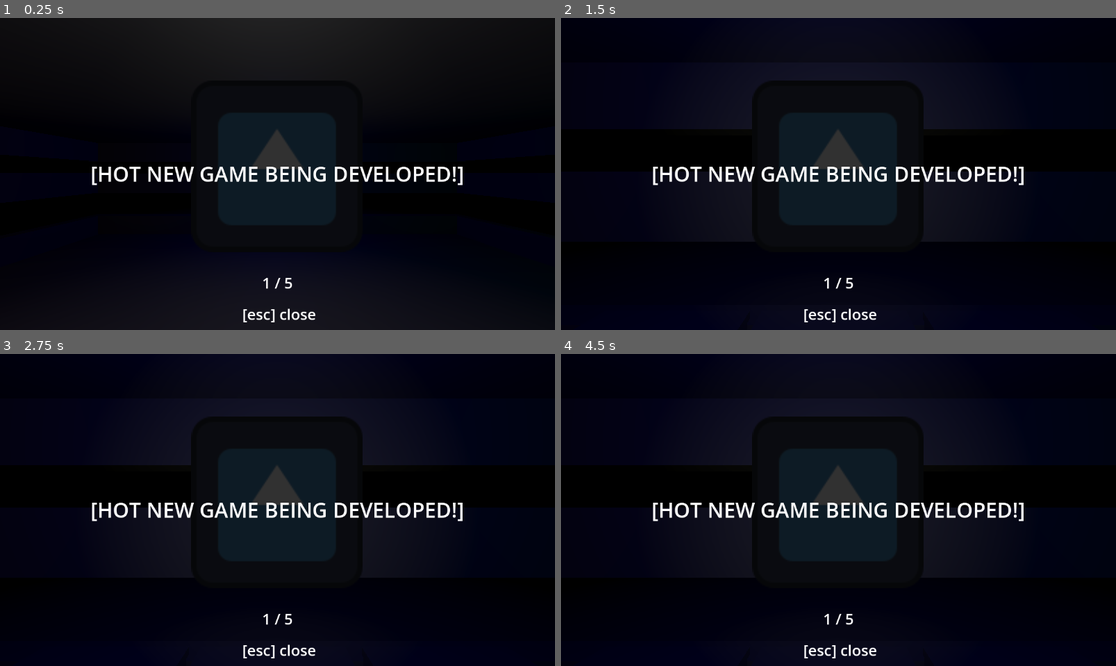
Above: before the commit, frames 1-4 (two rows, left to right).
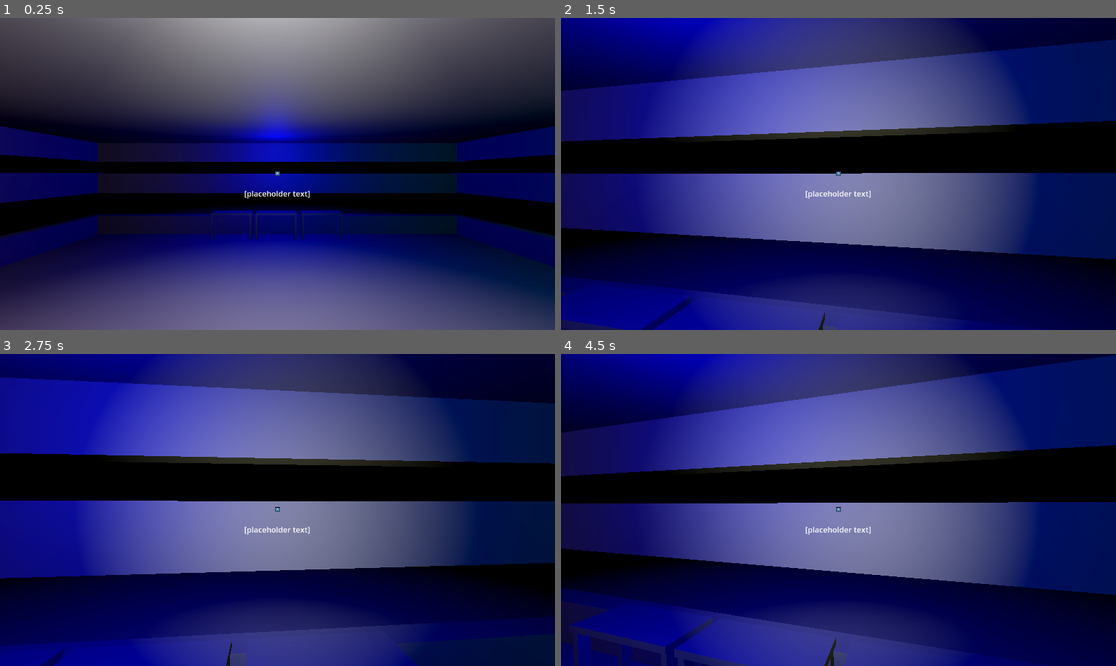
Above: after the commit, the same moments.

Repository: CoolBeanGames/Therebefore
Game: Godot game, scene res://Scenes/game_base.tscn
Two runs of this game, one before a commit and one after it. Both use one fixed random seed, a clock stepped at 60 frames per second and the inputs below. The engine's default icon, where the game draws it, is replaced by a stand-in: a white triangle on a blue panel in a dark square.
Inputs (mouse positions are in pixels of both pictures, inside the frame that each line leads up to):
- Up to frame 1 (0.25 s): no input
- Up to frame 2 (1.5 s): tap Enter at 0.5 s; move the mouse to (866, 174) at 0.52 s; hold W (forward) from 0.53 s (still down); tap E (confirm) at 0.6, 1.35 s; move the mouse to (810, 174) at 1.27 s
- Up to frame 3 (2.75 s): keep holding W (forward); tap E (confirm) at 2, 2.1 s; move the mouse to (288, 503) at 2.02 s
- Up to frame 4 (4.5 s): keep holding W (forward); tap E (confirm) at 2.75, 2.85, 3.5, 3.6, 4.25, 4.35 s; move the mouse to (832, 516) at 2.77 s; move the mouse to (877, 513) at 3.52 s; move the mouse to (794, 506) at 4.27 s

The runs differ from the first frame. In frame 1, 89% of the frame differs, in the area x 0-100%, y 0-100%; in frame 2, 88%; in frame 3, 86%; in frame 4, 87%.

Commit message:
base interaction system is in we can now look at objects and press e to interact given that we add a interactable scene to the tree
we also added the references auto load so we can reference the UI

Diff:
--- /dev/null
+++ b/Scenes/Components/Interactables/interactable.tscn
@@ -0,0 +1,14 @@
+[gd_scene load_steps=3 format=3 uid="uid://cx3fdbq0dkeks"]
+
+[ext_resource type="Script" uid="uid://dmt8qutirnxha" path="res://scripts/components/interactable/interactable_base.gd" id="1_i2j1g"]
+
+[sub_resource type="BoxShape3D" id="BoxShape3D_0gm8n"]
+size = Vector3(0.498413, 0.0166016, 0.797119)
+
+[node name="Interactable" type="StaticBody3D" groups=["interactable"]]
+collision_layer = 4
+collision_mask = 7
+script = ExtResource("1_i2j1g")
+
+[node name="CollisionShape3D" type="CollisionShape3D" parent="." groups=["interactable"]]
+shape = SubResource("BoxShape3D_0gm8n")
--- /dev/null
+++ b/Scenes/Components/camera_control.tscn
@@ -0,0 +1,8 @@
+[gd_scene load_steps=2 format=3 uid="uid://b3xr7q01econf"]
+
+[ext_resource type="Script" uid="uid://bxm3ikr4huwh8" path="res://scripts/components/camera_control_component.gd" id="1_0287m"]
+
+[node name="camera_control" type="Node" node_paths=PackedStringArray("body", "head") groups=["interactable"]]
+script = ExtResource("1_0287m")
+body = NodePath("")
+head = NodePath("")
--- /dev/null
+++ b/Scenes/Components/player_look_component.gd
@@ -0,0 +1,40 @@
+extends RayCast3D
+class_name player_look
+
+@export var collider_look_at : CollisionObject3D
+@export var interact_look_at : interactable
+
+
+func _process(delta: float) -> void:
+	if is_colliding():
+		var col = get_collider()
+		if col is interactable:
+			var interact : interactable = col
+			var old_interact : interactable = interact_look_at
+			var is_empty : bool = interact_look_at == null
+			var is_same : bool = interact_look_at == col
+			interact_look_at = interact
+			collider_look_at = col
+			var ui : game_hud = References.get_reference("ui")
+			if is_same:
+				interact_check()
+				return
+			if is_empty:
+				interact.start_looking_at()
+				interact_check()
+				return
+			old_interact.stop_looking_at()
+			interact_look_at.start_looking_at()
+			interact_check()
+			return
+	else:
+		if interact_look_at != null:
+			interact_look_at.stop_looking_at()
+			var ui : game_hud = References.get_reference("ui")
+			ui.clear_interaction()
+			collider_look_at=null
+			interact_look_at = null
+
+func interact_check():
+	if interact_look_at != null and Input.is_action_just_released("confirm"):
+		interact_look_at.interact()
--- /dev/null
+++ b/Scenes/Components/player_movement.tscn
@@ -0,0 +1,8 @@
+[gd_scene load_steps=2 format=3 uid="uid://b3r4ie2aewsj6"]
+
+[ext_resource type="Script" uid="uid://bw50fmaaj5juo" path="res://scripts/components/player_movement_component.gd" id="1_nb8c2"]
+
+[node name="player_movement" type="Node" node_paths=PackedStringArray("body")]
+script = ExtResource("1_nb8c2")
+walk_speed = 500.0
+body = NodePath("")
--- a/Scenes/game_base.tscn
+++ b/Scenes/game_base.tscn
@@ -1,9 +1,10 @@
-[gd_scene load_steps=5 format=3 uid="uid://b7f5ifnt8gshr"]
+[gd_scene load_steps=6 format=3 uid="uid://b7f5ifnt8gshr"]
 
 [ext_resource type="Script" uid="uid://bwa8marrksgol" path="res://scripts/game_base.gd" id="1_8ktb3"]
 [ext_resource type="PackedScene" uid="uid://msb8glnwae50" path="res://Scenes/test_map.tscn" id="2_nvvv1"]
 [ext_resource type="PackedScene" uid="uid://dqp0iws3a70pw" path="res://Scenes/player.tscn" id="3_op4vg"]
 [ext_resource type="PackedScene" uid="uid://bwaegwvlxtxbr" path="res://UI/game_hud.tscn" id="4_bngpg"]
+[ext_resource type="PackedScene" uid="uid://bysak7m1h8ts7" path="res://Scenes/test_note.tscn" id="5_fqtgw"]
 
 [node name="Game_Base" type="Node"]
 script = ExtResource("1_8ktb3")
@@ -14,3 +15,6 @@
 transform = Transform3D(1, 0, 0, 0, 1, 0, 0, 0, 1, 0, 0.955751, 0)
 
 [node name="UI" parent="." instance=ExtResource("4_bngpg")]
+
+[node name="test_note" parent="." instance=ExtResource("5_fqtgw")]
+transform = Transform3D(0.282967, 0, -0.0996483, 0, 0.3, 0, 0.0996483, 0, 0.282967, 0, 0.64801, 4.335)
--- a/Scenes/player.tscn
+++ b/Scenes/player.tscn
@@ -1,13 +1,16 @@
-[gd_scene load_steps=4 format=3 uid="uid://dqp0iws3a70pw"]
+[gd_scene load_steps=6 format=3 uid="uid://dqp0iws3a70pw"]
 
-[ext_resource type="Script" uid="uid://bxm3ikr4huwh8" path="res://scripts/camera_control_component.gd" id="1_v0iea"]
-[ext_resource type="Script" uid="uid://bw50fmaaj5juo" path="res://Scenes/player_movement_component.gd" id="2_cvnsp"]
+[ext_resource type="Script" uid="uid://bqspofm4btpah" path="res://Scenes/Components/player_look_component.gd" id="1_6t5aa"]
+[ext_resource type="PackedScene" uid="uid://b3xr7q01econf" path="res://Scenes/Components/camera_control.tscn" id="1_cvnsp"]
+[ext_resource type="Script" uid="uid://cgtd7ibotu7t8" path="res://scripts/player.gd" id="1_vgqql"]
+[ext_resource type="PackedScene" uid="uid://b3r4ie2aewsj6" path="res://Scenes/Components/player_movement.tscn" id="2_6t5aa"]
 
 [sub_resource type="CapsuleShape3D" id="CapsuleShape3D_f60y1"]
 height = 2.00252
 
 [node name="player" type="CharacterBody3D"]
 collision_layer = 2
+script = ExtResource("1_vgqql")
 
 [node name="CSGCylinder3D" type="CSGCylinder3D" parent="."]
 layers = 2
@@ -32,6 +35,7 @@
 [node name="RayCast3D" type="RayCast3D" parent="Camera3D"]
 target_position = Vector3(0, 0, -2)
 collision_mask = 4
+script = ExtResource("1_6t5aa")
 
 [node name="SpotLight3D" type="SpotLight3D" parent="Camera3D"]
 light_color = Color(0.929354, 0.93109, 0.793595, 1)
@@ -39,12 +43,9 @@
 spot_range = 4.0
 spot_attenuation = 0.0
 
-[node name="camera_control" type="Node" parent="." node_paths=PackedStringArray("body", "head")]
-script = ExtResource("1_v0iea")
+[node name="camera_control" parent="." node_paths=PackedStringArray("body", "head") instance=ExtResource("1_cvnsp")]
 body = NodePath("..")
 head = NodePath("../Camera3D")
 
-[node name="player_movement" type="Node" parent="." node_paths=PackedStringArray("body")]
-script = ExtResource("2_cvnsp")
-walk_speed = 500.0
+[node name="player_movement" parent="." node_paths=PackedStringArray("body") instance=ExtResource("2_6t5aa")]
 body = NodePath("..")
--- /dev/null
+++ b/Scenes/test_note.tscn
@@ -0,0 +1,22 @@
+[gd_scene load_steps=4 format=3 uid="uid://bysak7m1h8ts7"]
+
+[ext_resource type="Script" uid="uid://d3ga4nffnufem" path="res://scripts/test_note.gd" id="1_6hy7m"]
+[ext_resource type="PackedScene" uid="uid://cx3fdbq0dkeks" path="res://Scenes/Components/Interactables/interactable.tscn" id="1_frnwr"]
+[ext_resource type="Resource" uid="uid://pxcbllrawwon" path="res://Data/Notes/test_newspaper.tres" id="2_uhn07"]
+
+[node name="test_note" type="Node3D"]
+script = ExtResource("1_6hy7m")
+note_to_read = ExtResource("2_uhn07")
+
+[node name="Interactable" parent="." instance=ExtResource("1_frnwr")]
+look_at_text = "[E] to read newspaper"
+
+[node name="CollisionShape3D" parent="Interactable" index="0"]
+transform = Transform3D(1, 0, 0, 0, 1, 0, 0, 0, 1, 0.00262451, 0.000488281, 0.000610352)
+
+[node name="CSGBox3D" type="CSGBox3D" parent="."]
+size = Vector3(0.5, 0.01, 0.8)
+
+[connection signal="interacted" from="Interactable" to="." method="_on_interactable_interacted"]
+
+[editable path="Interactable"]
--- a/UI/game_hud.gd
+++ b/UI/game_hud.gd
@@ -2,10 +2,16 @@
 class_name game_hud
 
 @export var noteUI : notes
+@export var interaction_text : Label
 
 func _ready() -> void:
-	await get_tree().process_frame
-	show_note(load("res://Data/Notes/test_newspaper.tres"))
+	References.add_custom("ui",self)
 
 func show_note(note : note_res):
 	noteUI.start_showing_note(note)
+
+func set_interaction(string : String):
+	interaction_text.text = string
+
+func clear_interaction():
+	interaction_text.text = ""
--- a/UI/game_hud.tscn
+++ b/UI/game_hud.tscn
@@ -13,12 +13,14 @@
 [sub_resource type="StyleBoxFlat" id="StyleBoxFlat_a3wh3"]
 bg_color = Color(0, 0, 0, 0.807843)
 
-[node name="UI" type="CanvasLayer" node_paths=PackedStringArray("noteUI")]
+[node name="UI" type="CanvasLayer" node_paths=PackedStringArray("noteUI", "interaction_text")]
 follow_viewport_enabled = true
 script = ExtResource("1_5bqoq")
 noteUI = NodePath("Notes_UI/NotesUI")
+interaction_text = NodePath("Look_At_UI/look_at_text")
 
 [node name="Notes_UI" type="Control" parent="."]
+visible = false
 layout_mode = 3
 anchors_preset = 15
 anchor_right = 1.0
@@ -27,6 +29,7 @@
 grow_vertical = 2
 size_flags_horizontal = 3
 size_flags_vertical = 3
+mouse_filter = 2
 
 [node name="NotesUI" type="PanelContainer" parent="Notes_UI" node_paths=PackedStringArray("visibility_parent", "image", "text_contents", "page_couinter", "button_prompts", "note_open_sound", "note_close_sound", "note_right_sound", "note_left_sound", "error_sound")]
 self_modulate = Color(1, 1, 1, 0)
@@ -40,6 +43,7 @@
 grow_vertical = 2
 size_flags_horizontal = 3
 size_flags_vertical = 3
+mouse_filter = 2
 script = ExtResource("2_qbrru")
 visibility_parent = NodePath("..")
 image = NodePath("TextureRect")
@@ -55,6 +59,7 @@
 [node name="TextureRect" type="TextureRect" parent="Notes_UI/NotesUI"]
 layout_mode = 2
 size_flags_horizontal = 4
+mouse_filter = 2
 texture = ExtResource("1_v2jwi")
 expand_mode = 3
 stretch_mode = 4
@@ -79,6 +84,7 @@
 anchor_bottom = 1.0
 grow_horizontal = 2
 grow_vertical = 2
+mouse_filter = 2
 theme_override_styles/panel = SubResource("StyleBoxFlat_a3wh3")
 
 [node name="RichTextLabel" type="RichTextLabel" parent="Notes_UI/Note_TextPanel"]
@@ -89,6 +95,7 @@
 anchor_bottom = 0.8
 grow_horizontal = 2
 grow_vertical = 2
+mouse_filter = 2
 theme = ExtResource("2_s04bl")
 text = "This is where text will go
 notes will look like this
@@ -121,3 +128,39 @@
 
 [node name="error_sound" type="AudioStreamPlayer" parent="."]
 stream = ExtResource("5_qbrru")
+
+[node name="Look_At_UI" type="Control" parent="."]
+layout_mode = 3
+anchors_preset = 15
+anchor_right = 1.0
+anchor_bottom = 1.0
+grow_horizontal = 2
+grow_vertical = 2
+mouse_filter = 2
+
+[node name="aiming" type="CenterContainer" parent="Look_At_UI"]
+layout_mode = 1
+anchors_preset = -1
+anchor_left = 0.4
+anchor_top = 0.4
+anchor_right = 0.6
+anchor_bottom = 0.6
+grow_horizontal = 2
+grow_vertical = 2
+mouse_filter = 2
+
+[node name="look_at_reticle" type="TextureRect" parent="Look_At_UI/aiming"]
+custom_minimum_size = Vector2(10, 10)
+layout_mode = 2
+mouse_filter = 2
+texture = ExtResource("1_v2jwi")
+expand_mode = 2
+
+[node name="look_at_text" type="Label" parent="Look_At_UI"]
+layout_mode = 1
+anchors_preset = -1
+anchor_top = 0.545
+anchor_right = 1.0
+anchor_bottom = 0.696
+text = "[placeholder text]"
+horizontal_alignment = 1
--- a/UI/notes_ui.gd
+++ b/UI/notes_ui.gd
@@ -40,7 +40,7 @@
 	note_open_sound.play()
 	visibility_parent.visible=true
 
-func _process(delta: float) -> void:
+func _process(_delta: float) -> void:
 	if is_active:
 		if Input.is_action_just_released("left"):
 			page_left()
--- a/project.godot
+++ b/project.godot
@@ -16,9 +16,17 @@
 config/features=PackedStringArray("4.4", "Mobile")
 config/icon="res://icon.svg"
 
+[autoload]
+
+References="*res://scripts/global/_references.gd"
+
 [editor_plugins]
 
 enabled=PackedStringArray("res://addons/DialogEditor/plugin.cfg", "res://addons/NoteEditor/plugin.cfg")
+
+[global_group]
+
+interactable="any object that can be interacted with"
 
 [input]
 
--- a/scripts/camera_control_component.gd
+++ b/scripts/components/camera_control_component.gd
@@ -26,7 +26,7 @@
 
 func calculate_rot():
 	pitch += input_vector.y * look_speed * delta
-	pivot += input_vector.x * look_speed * delta
+	pivot += input_vector.x * -look_speed * delta
 
 	pitch = clamp(pitch,-90,90)
 
--- /dev/null
+++ b/scripts/components/interactable/interactable_base.gd
@@ -0,0 +1,38 @@
+extends StaticBody3D
+class_name interactable
+
+@export var look_at_text : String = "[E] to interact"
+signal started_looking
+signal stopped_looking
+signal interacted
+@export var flags : Array[String]
+var flags_set : bool = false
+var is_look_at : bool = false
+var ui : game_hud
+
+func _ready() -> void:
+	if get_parent():
+		get_parent().add_to_group("interactable")
+	await get_tree().process_frame
+	ui = References.get_reference("ui")
+
+func start_looking_at():
+	started_looking.emit()
+	is_look_at = true
+	ui.set_interaction(look_at_text)
+	print("start looking")
+	pass
+
+func stop_looking_at():
+	stopped_looking.emit()
+	is_look_at = false
+	print("stop looking")
+	pass
+
+func interact():
+	print("interact")
+	if !flags_set:
+		#set flags here
+		pass
+	interacted.emit()
+	pass
--- a/scripts/game_base.gd
+++ b/scripts/game_base.gd
@@ -1,2 +1,5 @@
 extends Node
 class_name game
+
+func _ready() -> void:
+	References.add_custom("game",self)
--- /dev/null
+++ b/scripts/global/_references.gd
@@ -0,0 +1,19 @@
+extends Node
+class_name _references
+
+@export var refs : Dictionary[String,Node]
+
+func add_reference(node : Node):
+	refs[node.name] = node
+
+func add_custom(key : String, node : Node):
+	refs[key] = node
+
+func remove_custom(key : String):
+	refs.erase(key)
+
+func remove_reference(node : Node):
+	refs.erase(node.name)
+
+func get_reference(key : String):
+	return refs[key]
--- /dev/null
+++ b/scripts/player.gd
@@ -0,0 +1,5 @@
+extends CharacterBody3D
+class_name player
+
+func _ready() -> void:
+	References.add_reference(self)
--- /dev/null
+++ b/scripts/test_note.gd
@@ -0,0 +1,8 @@
+extends Node3D
+class_name test_note
+
+@export var note_to_read : note_res
+
+func _on_interactable_interacted() -> void:
+	var ui : game_hud =  References.get_reference("ui")
+	ui.show_note(note_to_read)
Not shown, added: Scenes/Components/player_look_component.gd.uid
Renamed: scripts/camera_control_component.gd.uid -> scripts/components/camera_control_component.gd.uid
Not shown, added: scripts/components/interactable/interactable_base.gd.uid
Renamed: Scenes/player_movement_component.gd -> scripts/components/player_movement_component.gd
Renamed: Scenes/player_movement_component.gd.uid -> scripts/components/player_movement_component.gd.uid
Not shown, added: scripts/global/_references.gd.uid
Not shown, added: scripts/player.gd.uid
Not shown, added: scripts/test_note.gd.uid
